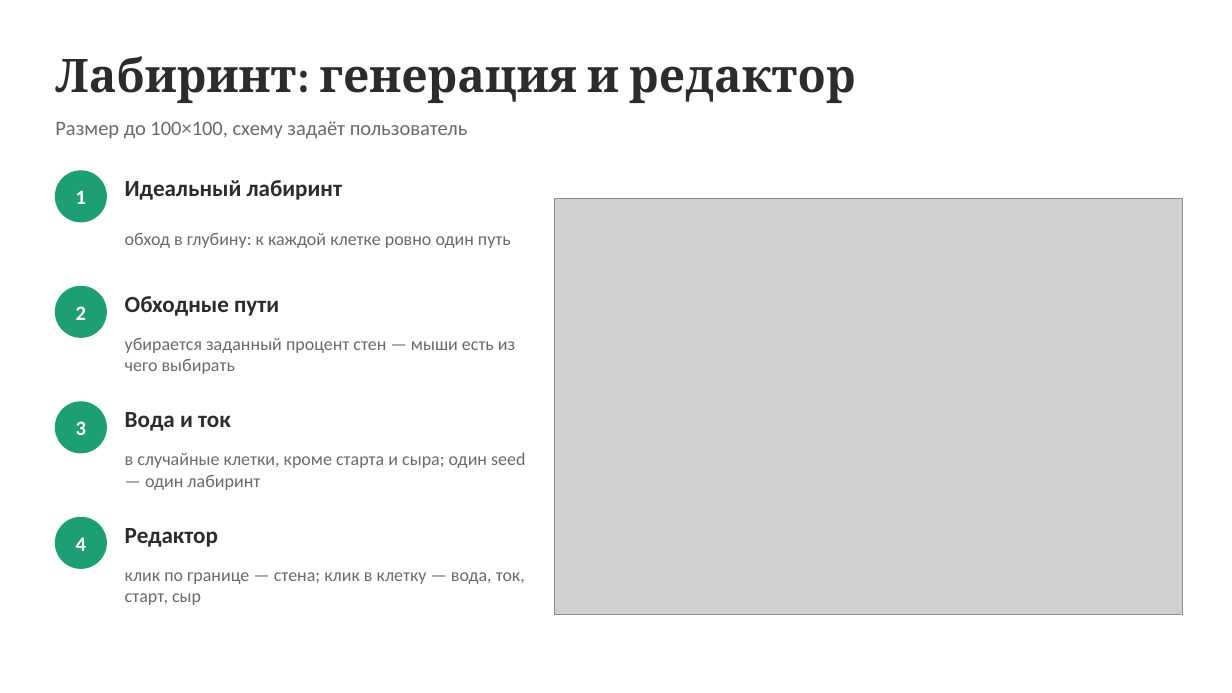
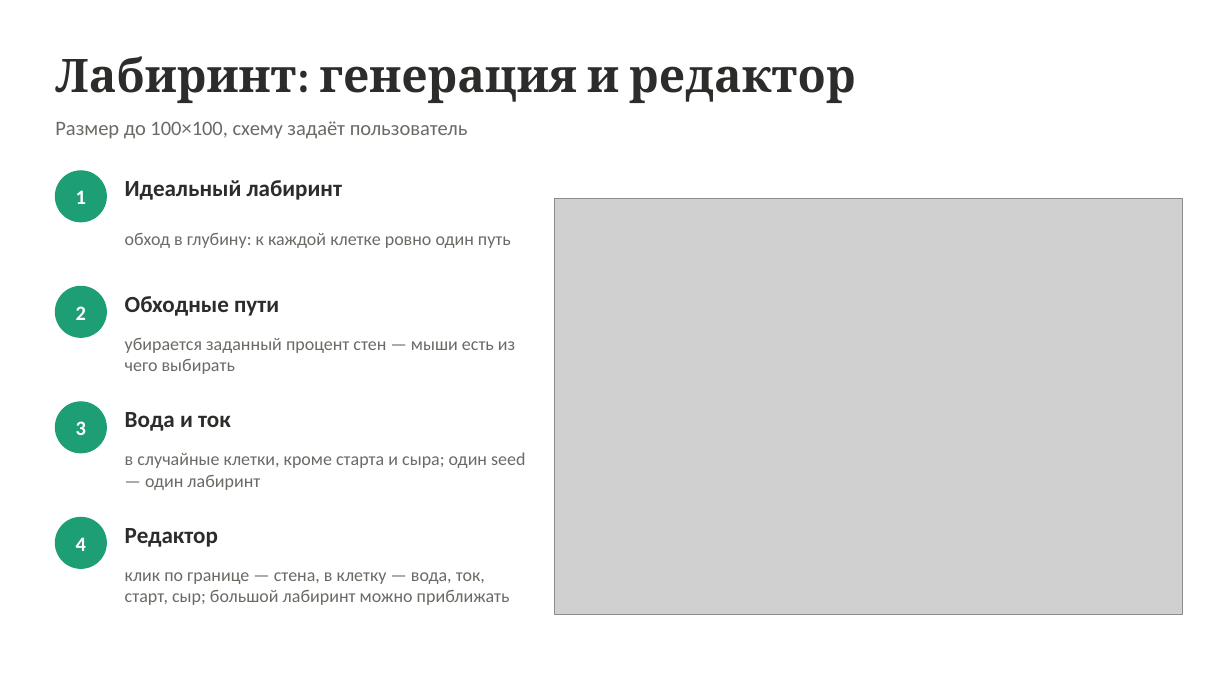
Before and after one commit to azatmn/mouse-maze, a slide deck: slide 5 of docs/presentation/Презентация_ЛР2_Минязов.pptx. Drawn at 1232x693 pixels with LibreOffice and Linux fonts; fonts in the diff are those of the drawing; grey boxes stand for pictures. Boxes give left, top, right and bottom in pixels: in the first picture for what was removed or moved away, otherwise in the second. Text is boxed around its words. In the diff, an @@ line names an element or a change of style, - is before the commit and + after.

```diff
--- a/docs/presentation/Презентация_ЛР2_Минязов.pptx
+++ b/docs/presentation/Презентация_ЛР2_Минязов.pptx
@@ text at [125, 572, 510, 605]: text changed @@
-клик по границе — стена; клик в клетку — вода, ток, старт, сыр
+клик по границе — стена, в клетку — вода, ток, старт, сыр; большой лабиринт можно приближать
```
Also in this commit, not shown: 4 other slides changed, 22 other files.
